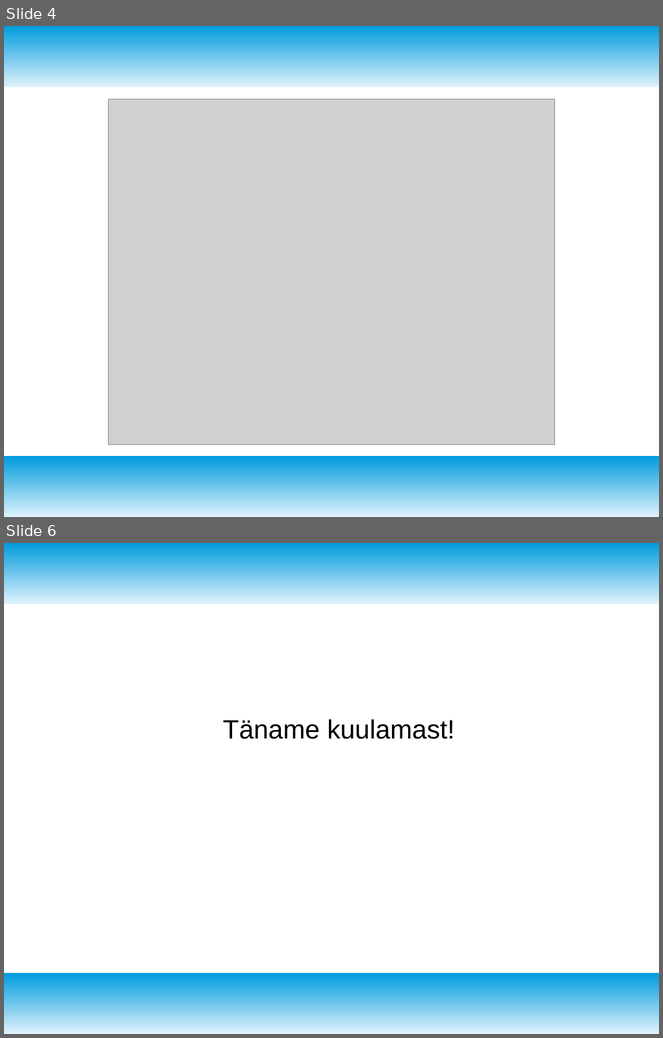
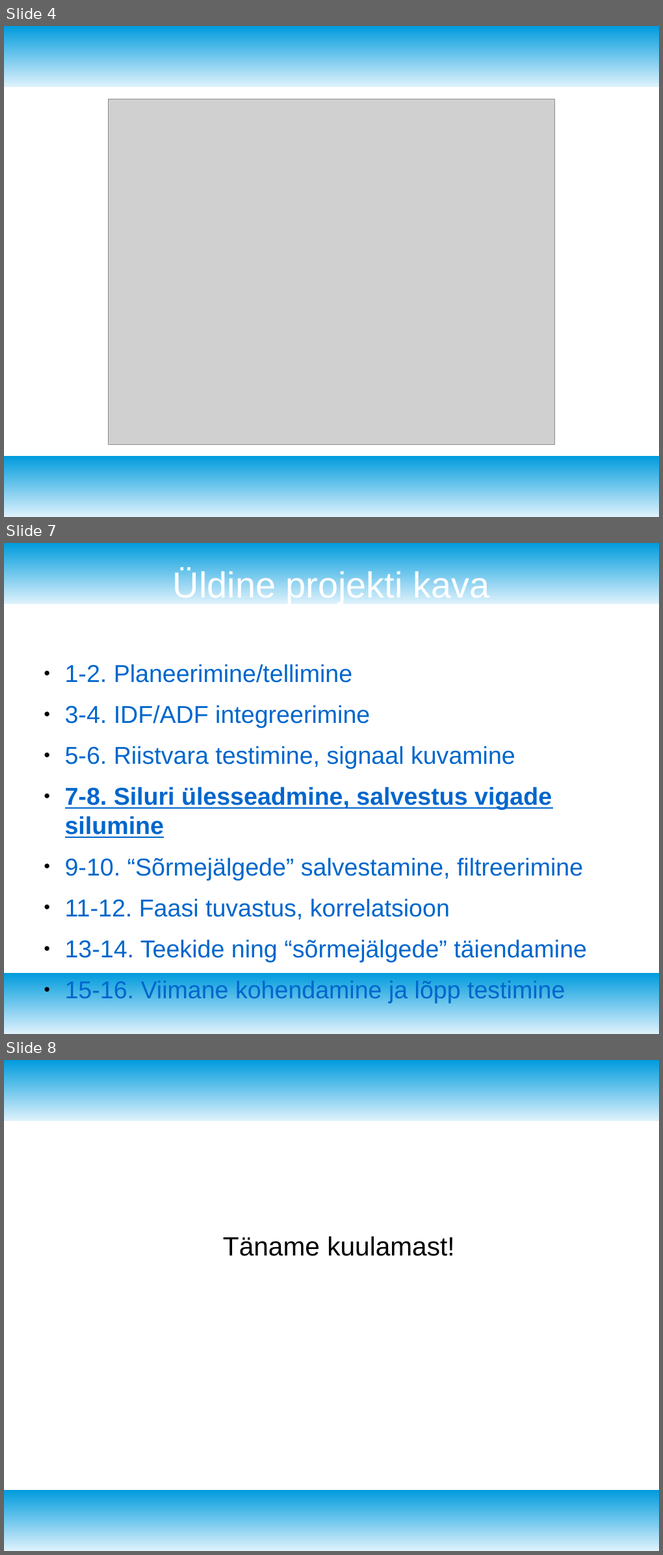
Before and after one commit to margosall/Digitization-Realization, a slide deck: docs/presentation_21_10.odp. Shown one above the other, each under a label of ours: slides 4 and 6 before the commit, slides 4, 7 and 8 after it; the slides between them are not shown. The pictures are 663x1038 and 663x1555 pixels, drawn with LibreOffice and Linux fonts; fonts in the diff are those of the drawing; grey boxes stand for pictures. Boxes give left, top, right and bottom in pixels: in the first picture for what was removed or moved away, otherwise in the second. Text is boxed around its words. In the diff, an @@ line names an element or a change of style, - is before the commit and + after.

```diff
--- a/docs/presentation_21_10.odp
+++ b/docs/presentation_21_10.odp
@@ slide 7 added at (x1=4, y1=543, x2=659, y2=1034), background #FFFFFF; not listed: 2 template elements that a slide beside it also shows @@
@@ title added at (x1=173, y1=569, x2=490, y2=604), 44 pt, text #FFFFFF @@
+Üldine projekti kava
@@ text added at (x1=65, y1=664, x2=587, y2=1003), 29.6 pt, text #0066CC @@
+● 1-2. Planeerimine/tellimine
+● 3-4. IDF/ADF integreerimine
+● 5-6. Riistvara testimine, signaal kuvamine
+● 7-8. Siluri ülesseadmine, salvestus vigade silumine
+● 9-10. “Sõrmejälgede” salvestamine, filtreerimine
+● 11-12. Faasi tuvastus, korrelatsioon
+● 13-14. Teekide ning “sõrmejälgede” täiendamine
+● 15-16. Viimane kohendamine ja lõpp testimine
@@ what was slide 6 is now slide 8 @@
```
Also in this commit, not shown: 2 slides changed, 2 other slides added, 1 slide removed, 42 other files.
